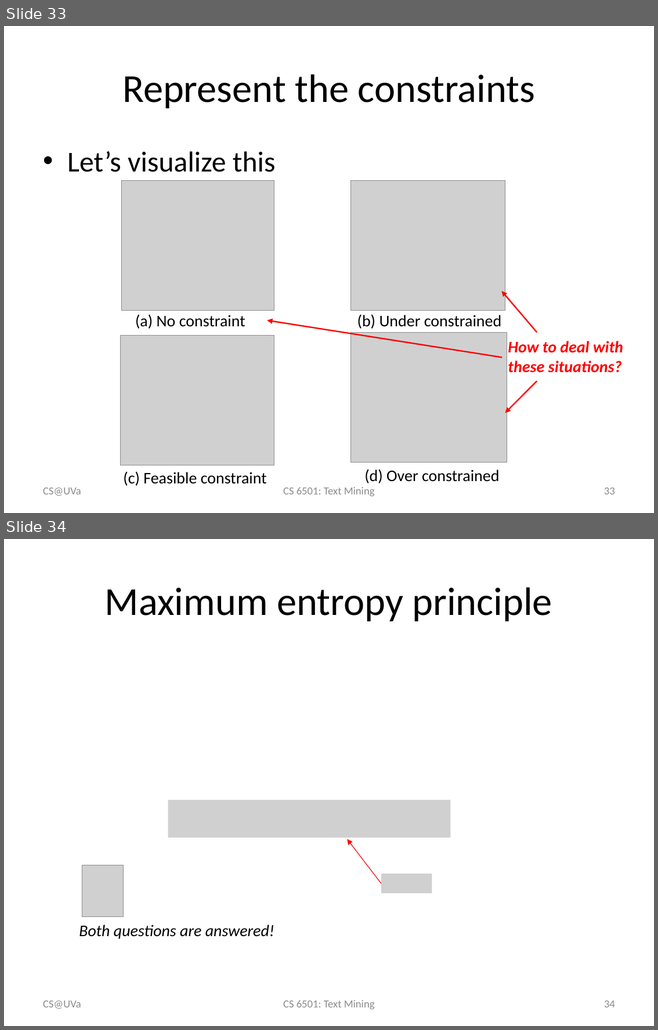
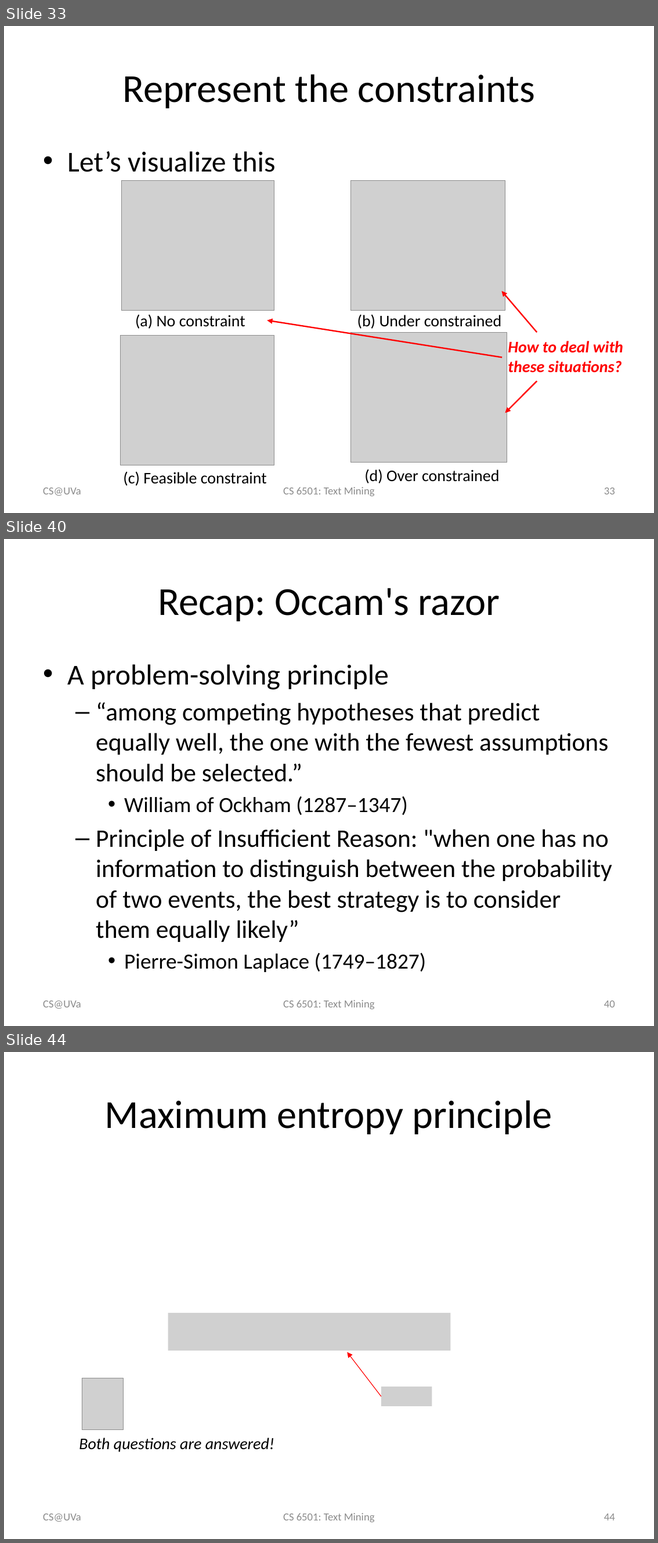
Before and after one commit to wang296/CS6501-Text-Mining, a slide deck: docs/Logistic Regression.pptx. Shown one above the other, each under a label of ours: slides 33 and 34 before the commit, slides 33, 40 and 44 after it; the slides between them are not shown. The pictures are 658x1030 and 658x1543 pixels, drawn with LibreOffice and Linux fonts; fonts in the diff are those of the drawing; grey boxes stand for pictures. Boxes give left, top, right and bottom in pixels: in the first picture for what was removed or moved away, otherwise in the second. Text is boxed around its words. In the diff, an @@ line names an element or a change of style, - is before the commit and + after.

```diff
--- a/docs/Logistic Regression.pptx
+++ b/docs/Logistic Regression.pptx
@@ slide 40 added at [4,539,654,1026], background #FFFFFF @@
@@ title added at [158,588,499,621], 44 pt, text #000000 @@
+Recap: Occam's razor
@@ text added at [67,664,612,972], 28 pt, text #000000 @@
+• A problem-solving principle
+  – “among competing hypotheses that predict equally well, the one with the fewest assumptions should be selected.”
+    • William of Ockham (1287–1347)
+  – Principle of Insufficient Reason: "when one has no information to distinguish between the probability of two events, the best strategy is to consider them equally likely”
+    • Pierre-Simon Laplace (1749–1827)
@@ text added at [43,1001,81,1009], 12 pt, text #8C8C8C @@
+CS@UVa
@@ text added at [283,1000,375,1009], 12 pt, text #8C8C8C @@
+CS 6501: Text Mining
@@ page number added at [604,1001,615,1008], 12 pt, text #8C8C8C @@
+40
@@ what was slide 34 is now slide 44 @@
@@ page number at [604,1514,615,1521]: text changed @@
-34
+44
```
Also in this commit, not shown: 9 other slides added, 1 slide removed, 2 other files.
